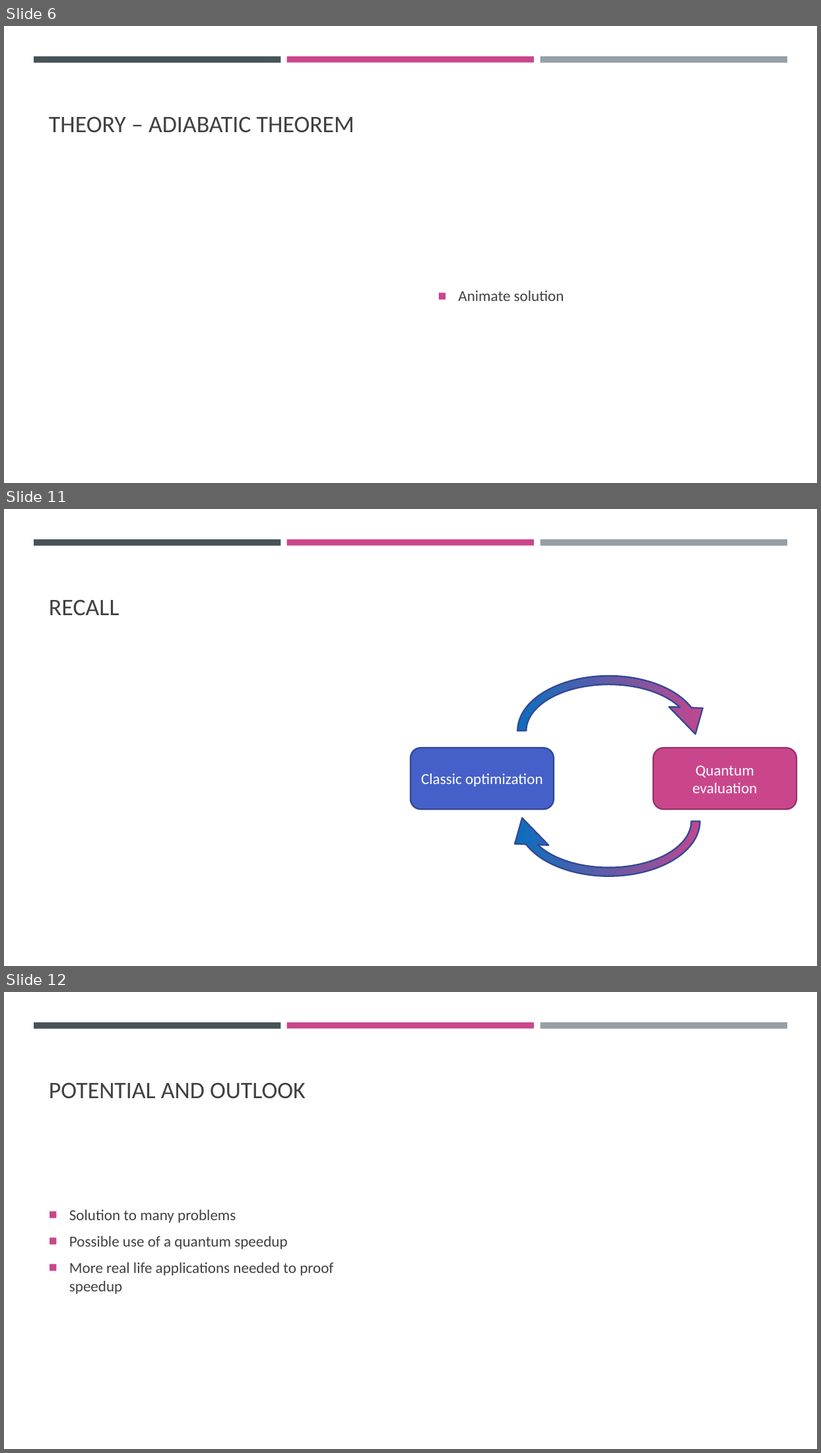
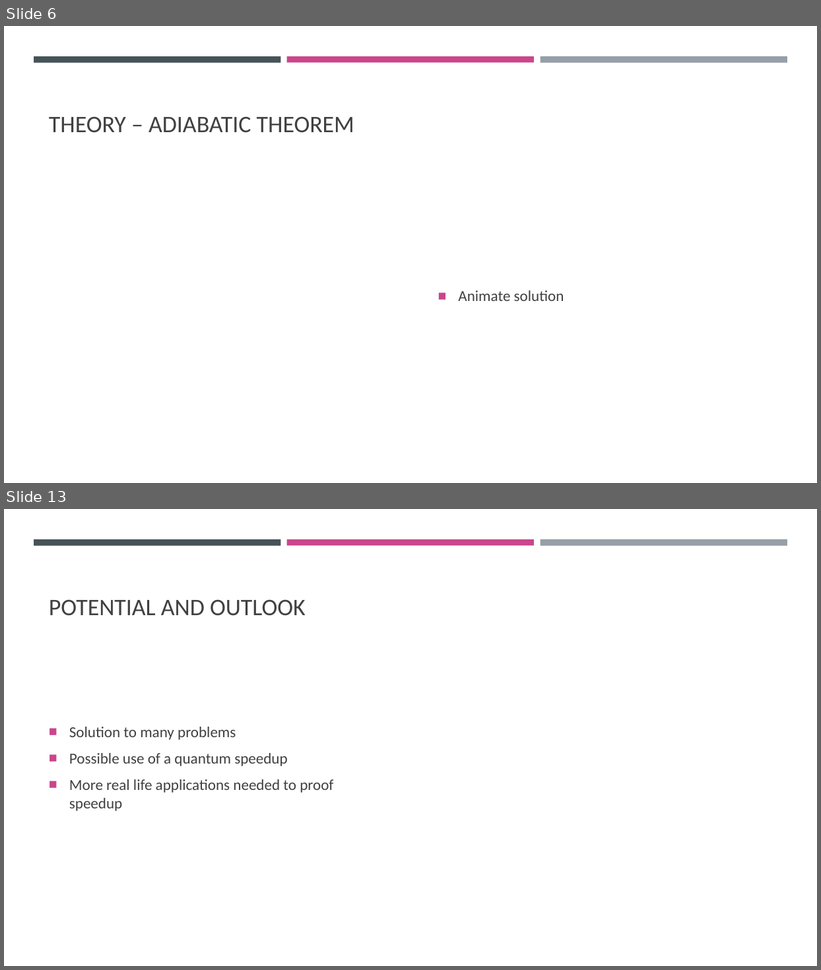
Before and after one commit to CodeJP97/QHT-2022-WoQ, a slide deck: Lecture.pptm. Shown one above the other, each under a label of ours: slides 6, 11 and 12 before the commit, slides 6 and 13 after it; the slides between them are not shown. The pictures are 821x1453 and 821x970 pixels, drawn with LibreOffice and Linux fonts; fonts in the diff are those of the drawing; grey boxes stand for pictures. Boxes give left, top, right and bottom in pixels: in the first picture for what was removed or moved away, otherwise in the second. Text is boxed around its words. In the diff, an @@ line names an element or a change of style, - is before the commit and + after.

```diff
--- a/Lecture.pptm
+++ b/Lecture.pptm
@@ slide 11 removed at bbox=[4, 509, 817, 966], background #FFFFFF; not listed: 3 template elements that a slide beside it also shows @@
@@ title removed at bbox=[49, 599, 120, 616] @@
-RECALL
@@ circular arrow removed at bbox=[506, 663, 713, 799] @@
@@ rounded rectangle removed at bbox=[411, 748, 554, 810] @@
-Classic optimization
@@ circular arrow removed at bbox=[506, 754, 713, 889] @@
@@ rounded rectangle removed at bbox=[653, 748, 797, 810] @@
-Quantum evaluation
@@ what was slide 12 is now slide 13 @@
```
Also in this commit, not shown: 8 slides changed, 2 slides added, 1 other file.
